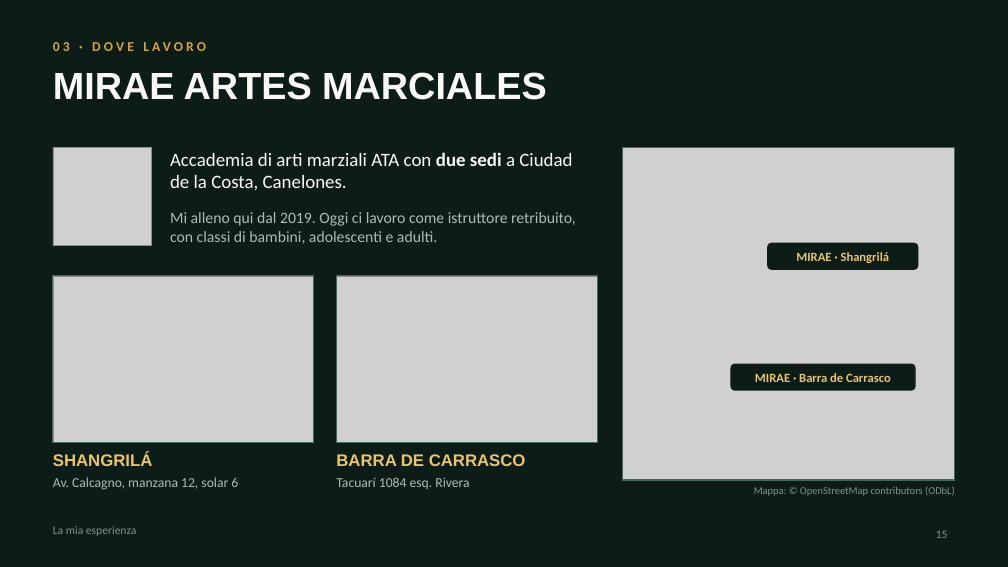
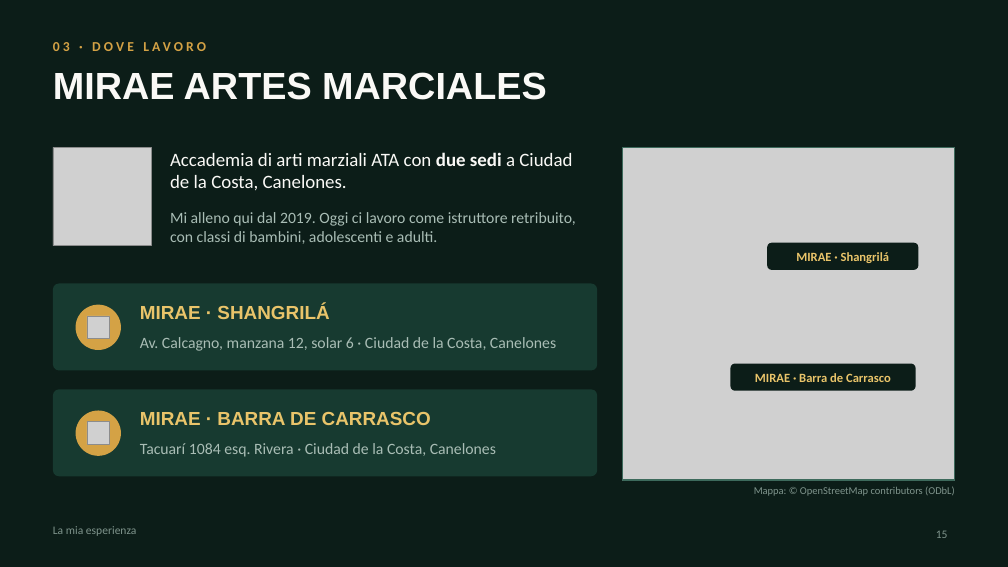
Before and after one commit to maxwhinsis-byte/mirae-imagenes, a slide deck: slide 15 of salida/Taekwondo_Songahm_Scuola_Lavoro.pptx. Drawn at 1008x567 pixels with LibreOffice and Linux fonts; fonts in the diff are those of the drawing; grey boxes stand for pictures. Boxes give left, top, right and bottom in pixels: in the first picture for what was removed or moved away, otherwise in the second. Text is boxed around its words. In the diff, an @@ line names an element or a change of style, - is before the commit and + after.

```diff
--- a/salida/Taekwondo_Songahm_Scuola_Lavoro.pptx
+++ b/salida/Taekwondo_Songahm_Scuola_Lavoro.pptx
@@ picture removed at box(53, 276, 314, 442) @@
@@ rectangle removed at box(53, 276, 314, 442) @@
@@ rounded rectangle added at box(53, 284, 597, 371), fill #173A30 @@
@@ vertical alignment top to middle in 4 elements at box(140, 412, 431, 425), box(140, 337, 556, 351), box(140, 443, 496, 457), box(140, 306, 329, 319) @@
@@ picture removed at box(337, 276, 597, 442) @@
@@ rectangle removed at box(337, 276, 597, 442) @@
@@ ellipse added at box(76, 305, 121, 350), fill #D4A245 @@
@@ picture added at box(87, 316, 110, 339) @@
@@ text at box(140, 306, 329, 319): text changed; size 16 to 18 pt @@
-SHANGRILÁ
+MIRAE · SHANGRILÁ
@@ text at box(140, 337, 556, 351): text changed; size 13 to 15 pt @@
-Av. Calcagno, manzana 12, solar 6
+Av. Calcagno, manzana 12, solar 6 · Ciudad de la Costa, Canelones
@@ rounded rectangle added at box(53, 389, 597, 476), fill #173A30 @@
@@ ellipse added at box(76, 411, 121, 456), fill #D4A245 @@
@@ text at box(140, 412, 431, 425): text changed; size 16 to 18 pt @@
-BARRA DE CARRASCO
+MIRAE · BARRA DE CARRASCO
@@ picture added at box(87, 422, 110, 445) @@
@@ text at box(140, 443, 496, 457): text changed; size 13 to 15 pt @@
-Tacuarí 1084 esq. Rivera
+Tacuarí 1084 esq. Rivera · Ciudad de la Costa, Canelones
```
Also in this commit, not shown: 2 other slides changed, 4 other files.
